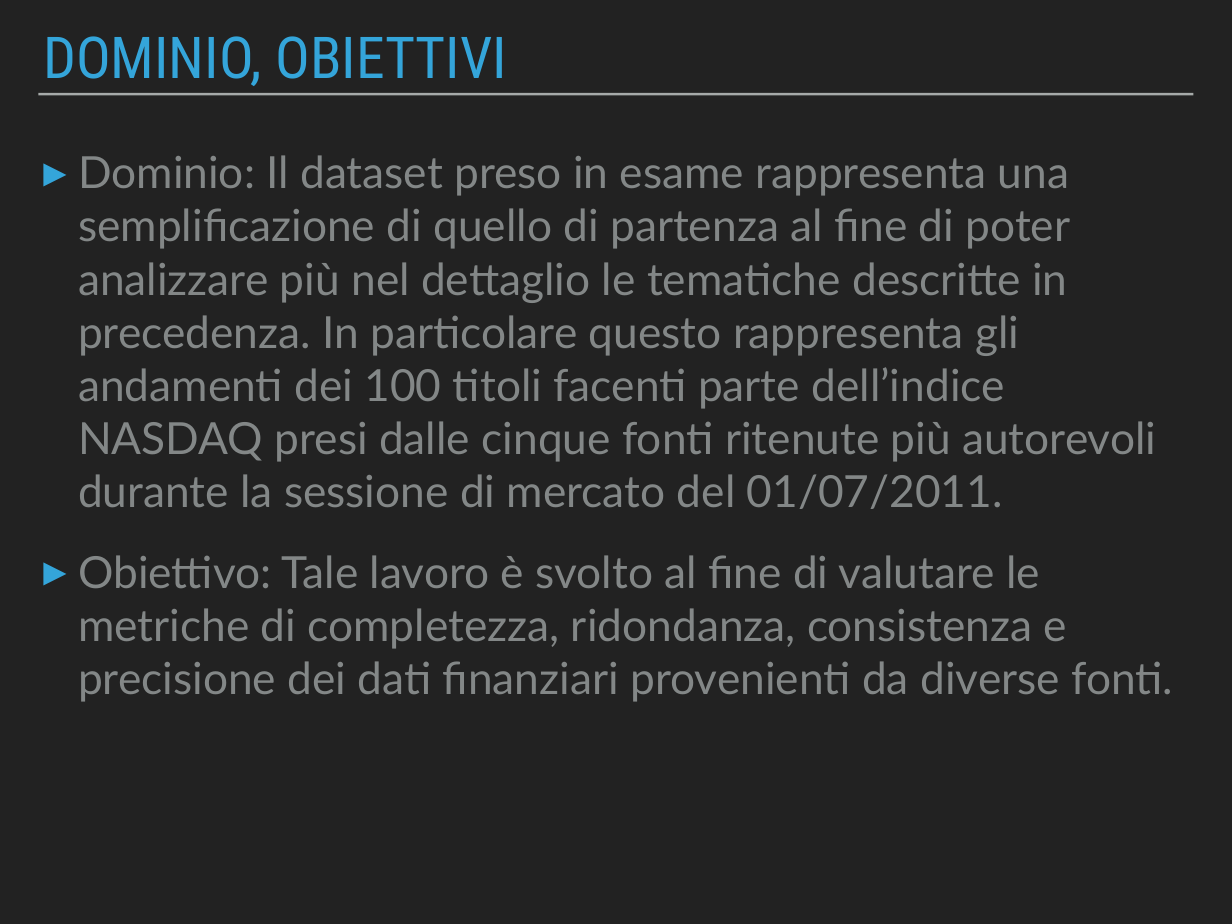
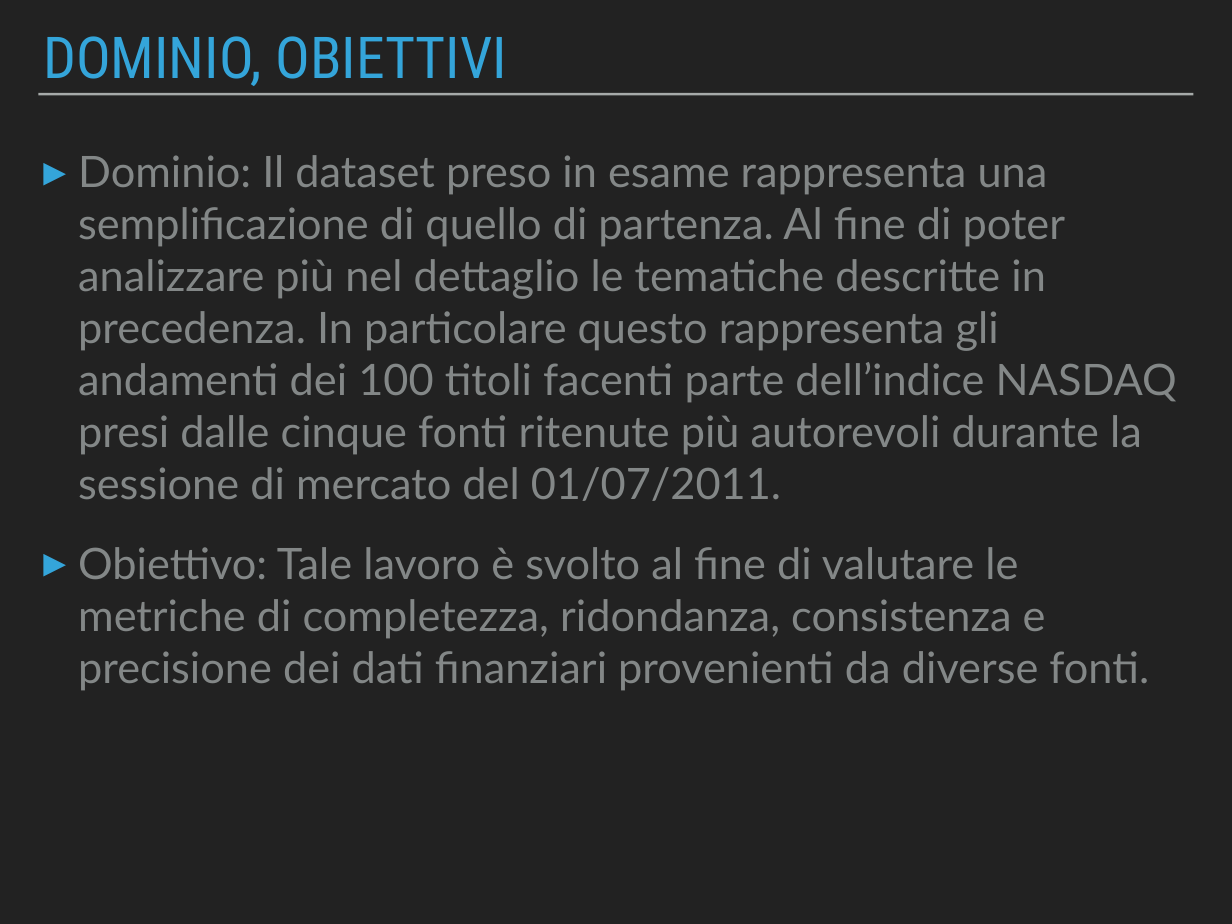
Before and after one commit to Beltra97/Unimib_ArchitettureDati, a slide deck: slide 4 of PresentazionePowerPoint.pptx. Drawn at 1232x924 pixels with LibreOffice and Linux fonts; fonts in the diff are those of the drawing. Boxes give left, top, right and bottom in pixels: in the first picture for what was removed or moved away, otherwise in the second. Text is boxed around its words. In the diff, an @@ line names an element or a change of style, - is before the commit and + after.

```diff
--- a/PresentazionePowerPoint.pptx
+++ b/PresentazionePowerPoint.pptx
@@ text at bbox=[78, 155, 1177, 501]: text changed; size 36.8 to 36 pt @@
-▸ Dominio: Il dataset preso in esame rappresenta una semplificazione di quello di partenza al fine di poter analizzare più nel dettaglio le tematiche descritte in precedenza. In particolare questo rappresenta gli andamenti dei 100 titoli facenti parte dell’indice NASDAQ presi dalle cinque fonti ritenute più autorevoli durante la sessione di mercato del 01/07/2011.
+▸ Dominio: Il dataset preso in esame rappresenta una semplificazione di quello di partenza. Al fine di poter analizzare più nel dettaglio le tematiche descritte in precedenza. In particolare questo rappresenta gli andamenti dei 100 titoli facenti parte dell’indice NASDAQ presi dalle cinque fonti ritenute più autorevoli durante la sessione di mercato del 01/07/2011.
@@ text at bbox=[78, 547, 1149, 691]: size 36.8 to 36 pt in "Obiettivo: Tale lavoro è svolto al fine ..." @@
```
Also in this commit, not shown: 11 other slides changed, 2 other files.
